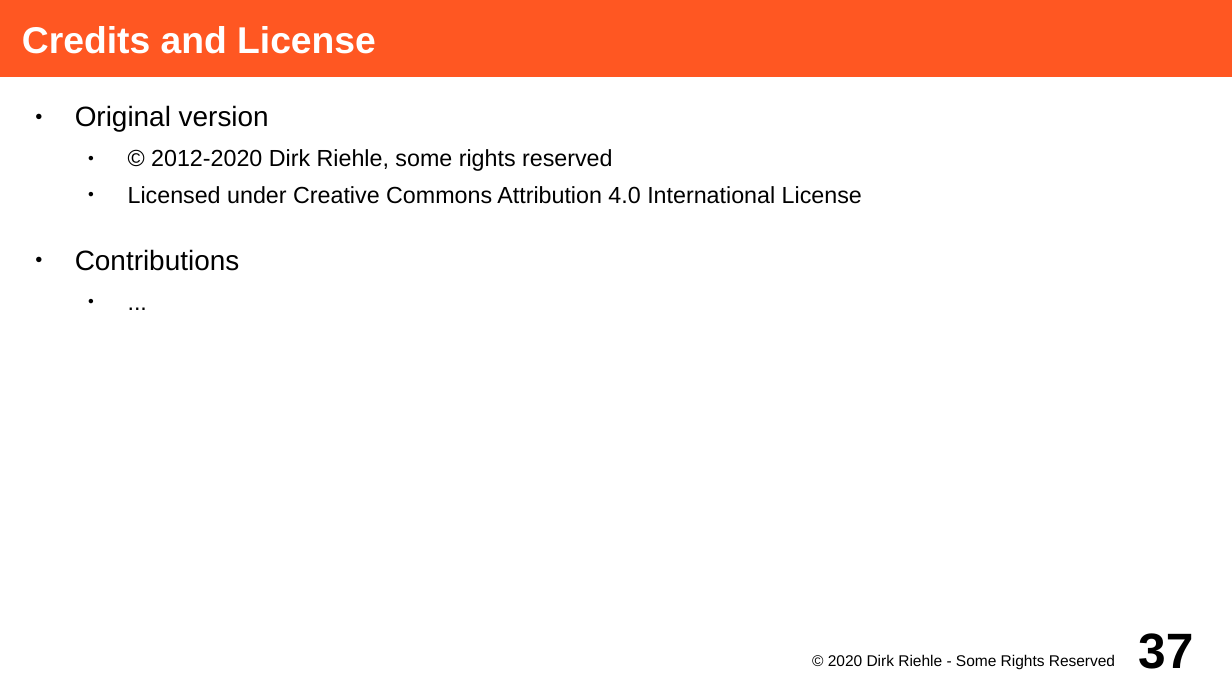
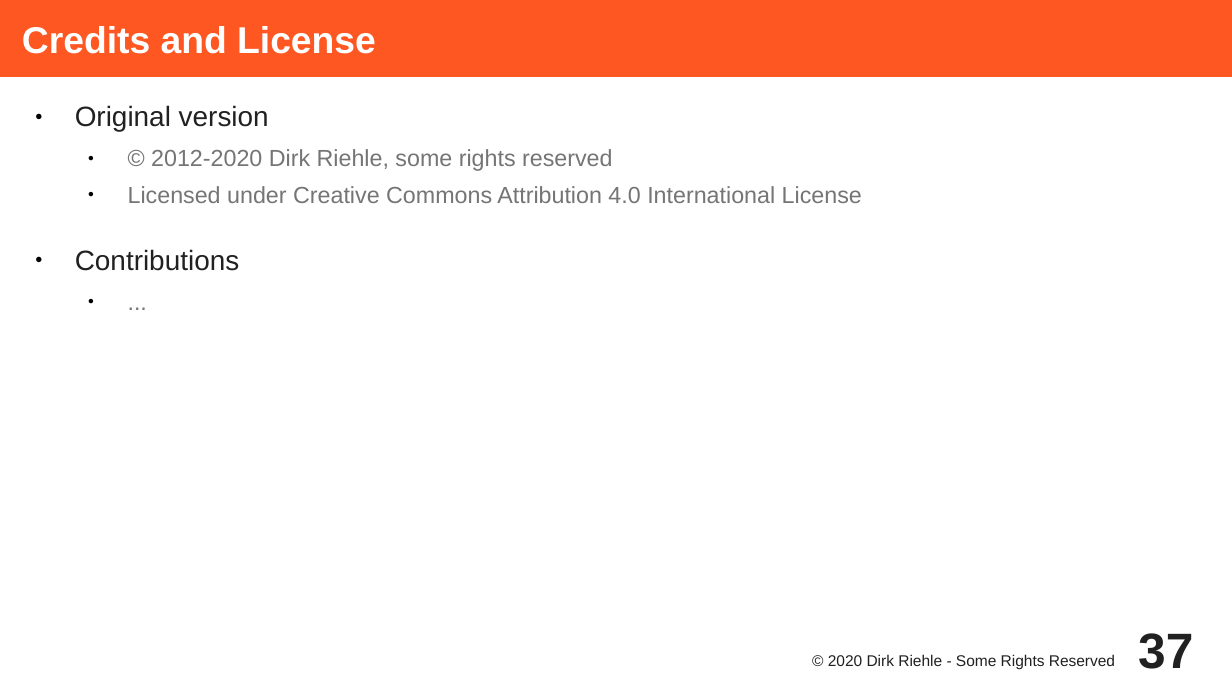
Before and after one commit to dirkriehle/adap-course, a slide deck: slide 37 of Lecture Slides/ADAP C10 - Object Creation.odp. Drawn at 1232x693 pixels with LibreOffice and Linux fonts; fonts in the diff are those of the drawing. Boxes give left, top, right and bottom in pixels: in the first picture for what was removed or moved away, otherwise in the second. Text is boxed around its words. In the diff, an @@ line names an element or a change of style, - is before the commit and + after.

```diff
--- a/Lecture Slides/ADAP C10 - Object Creation.odp
+++ b/Lecture Slides/ADAP C10 - Object Creation.odp
@@ text "Original version" at box(75, 105, 862, 271): text colour #000000 to #212121 in "Original version", "Contributions"; text colour #000000 to #757575 in "© 2012-2020 Dirk Riehle, some rights reserved", "Licensed under Creative Commons Attribution 4.0 Internationa ...", "..." @@
@@ page number at box(1138, 633, 1193, 669): text colour #000000 to #212121 @@
@@ text "© 2020 Dirk Riehle - ..." at box(828, 654, 1115, 670): text colour #000000 to #212121 @@
```
Also in this commit, not shown: 34 other slides changed, 1 other file.
